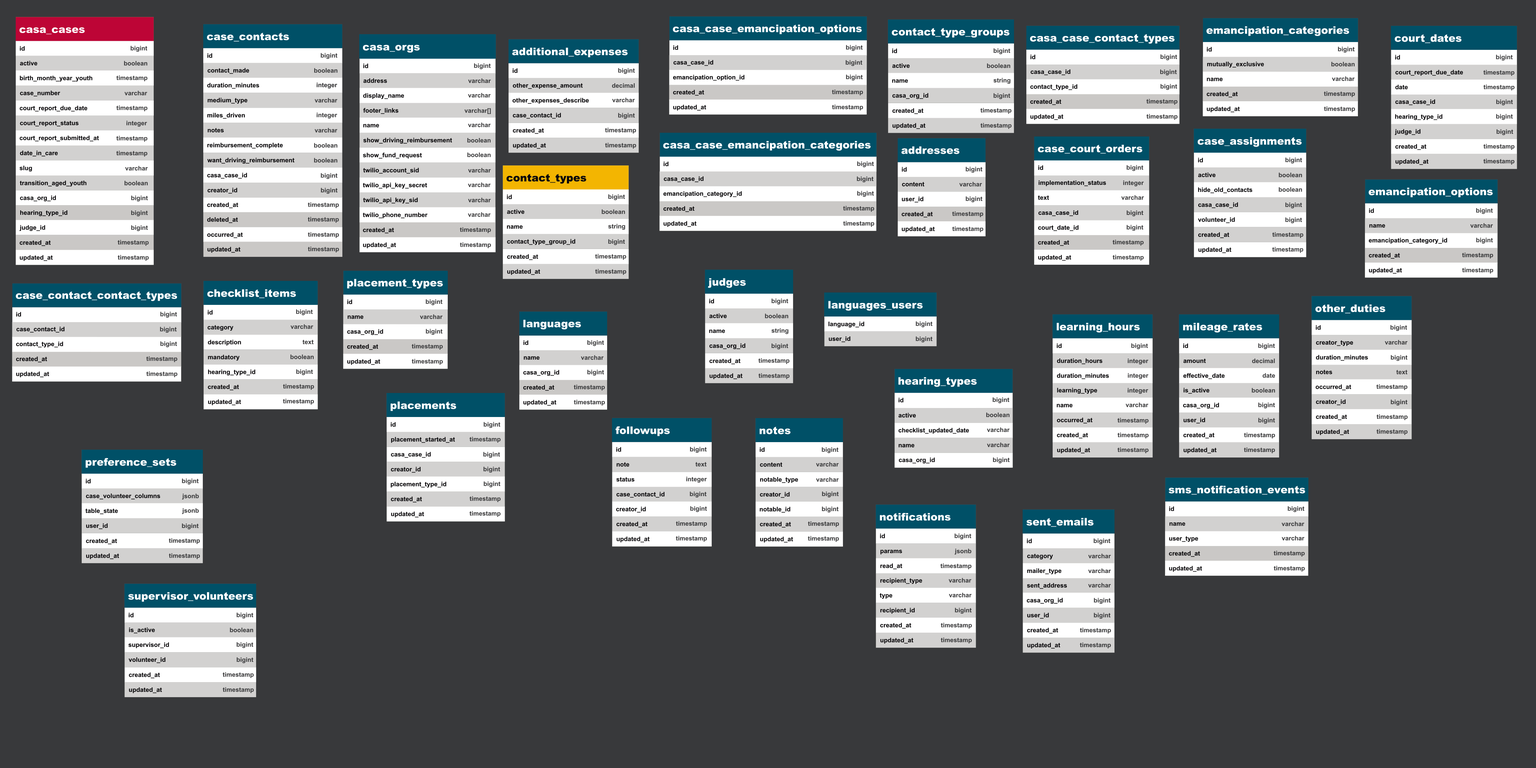
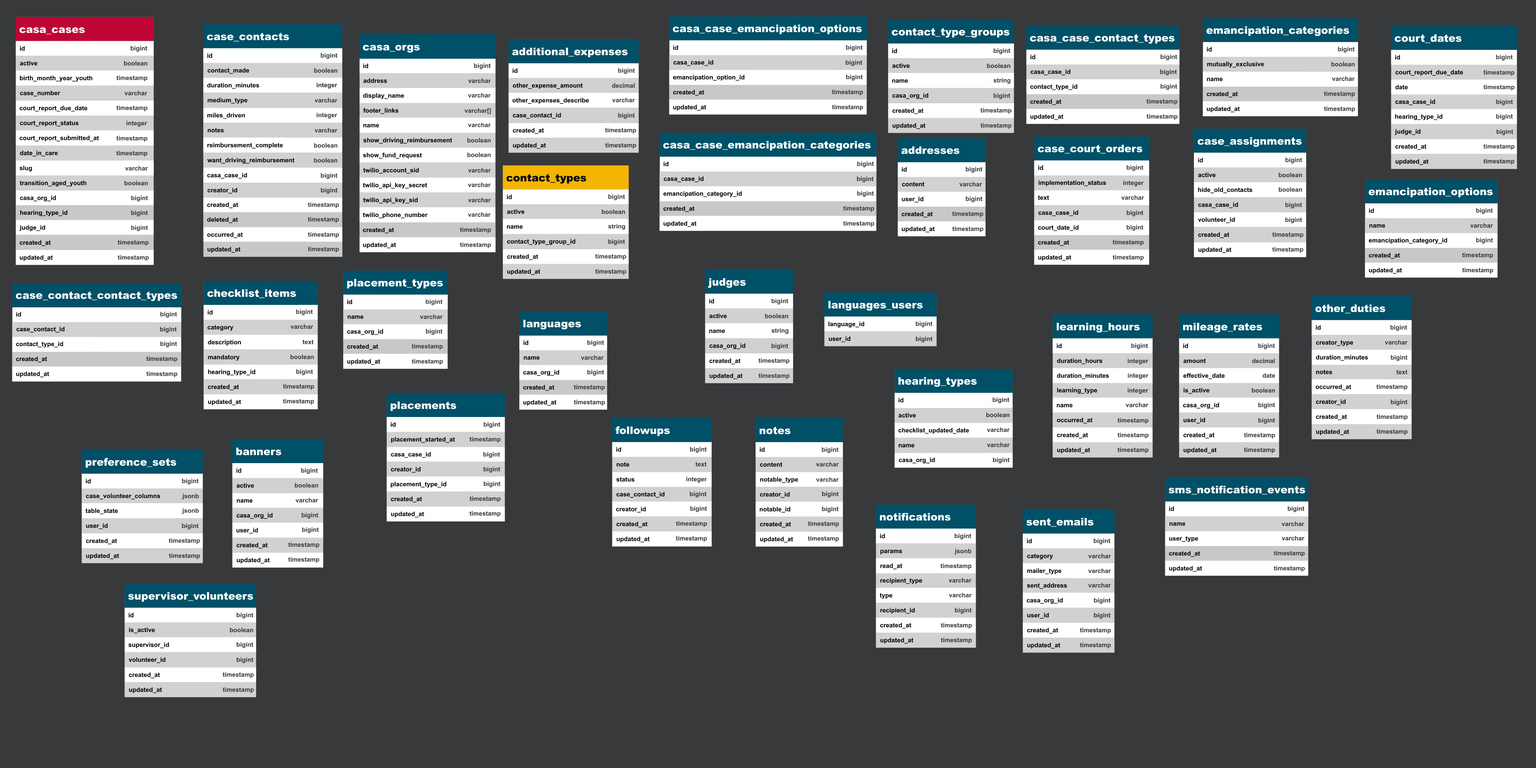
Two versions of the same layered image (1536px x 768px). Layer-by-layer changes:
pixels changed over [232, 439, 324, 568] (layer not identified)
